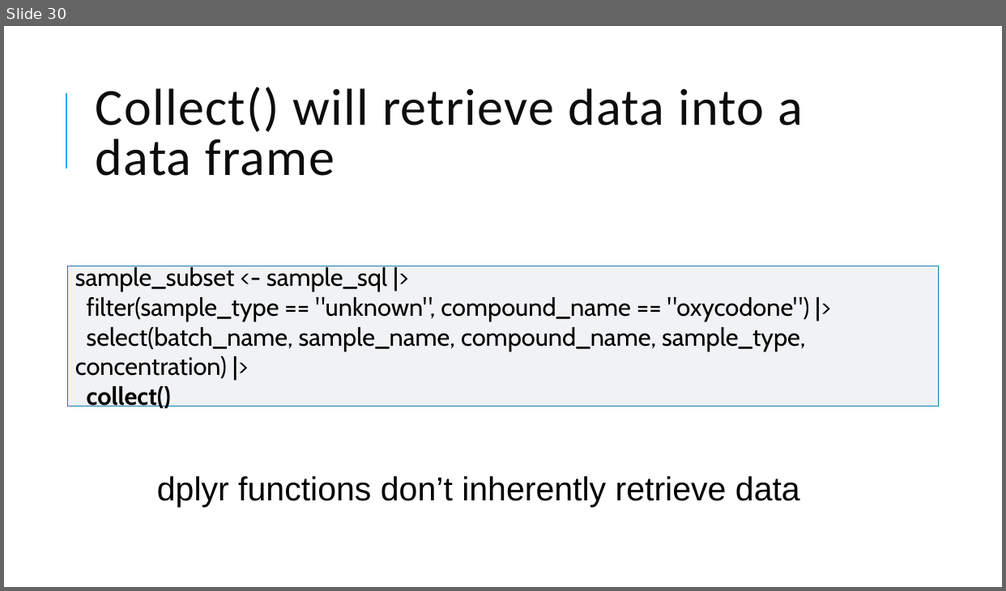
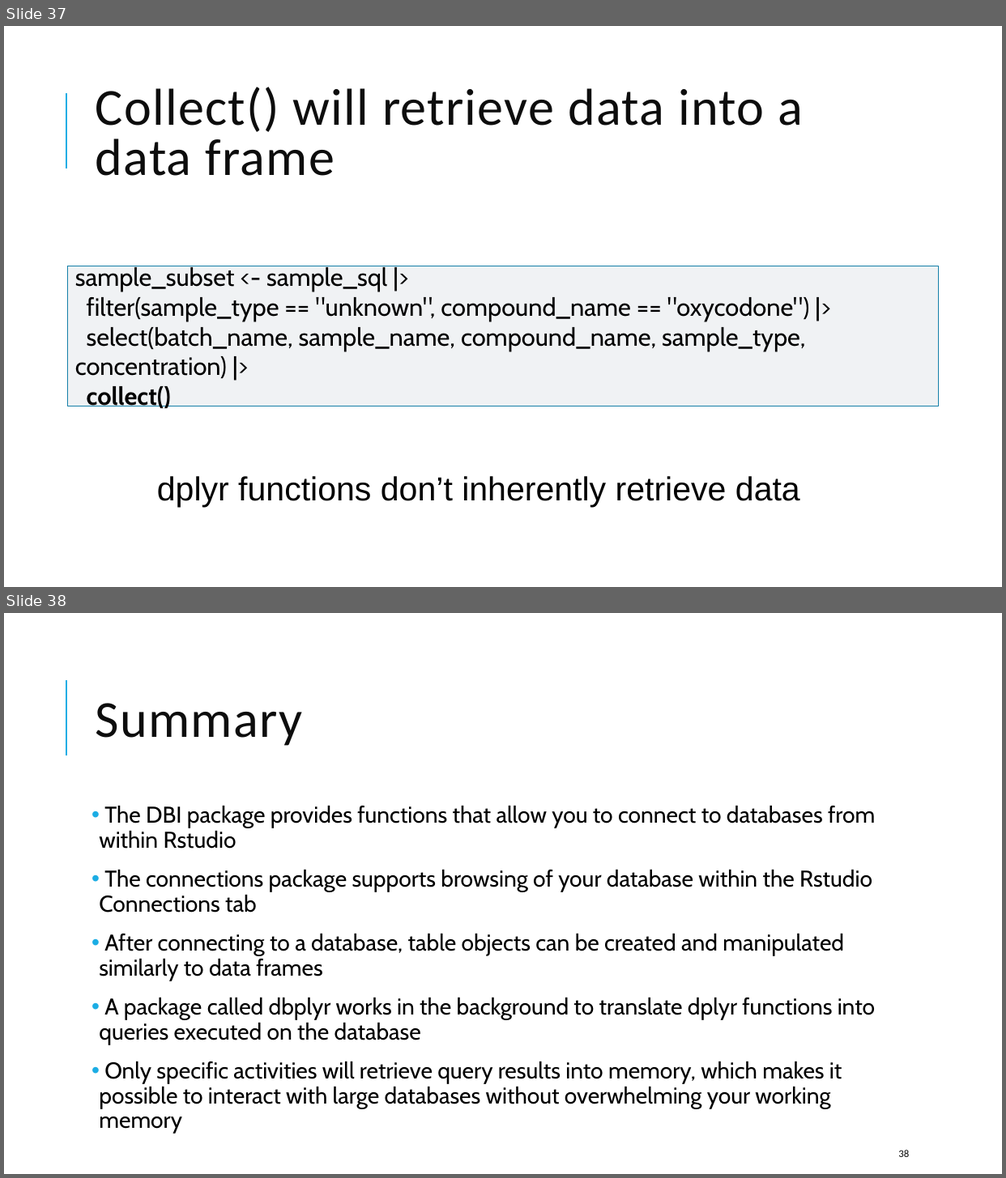
Before and after one commit to amromeo/api_r_int_db_24, a slide deck: presentations/02 - Databases with R.pptx. Shown one above the other, each under a label of ours: slide 30 before the commit, slides 37 and 38 after it. The pictures are 1006x591 and 1006x1178 pixels, drawn with LibreOffice and Linux fonts; fonts in the diff are those of the drawing. Boxes give left, top, right and bottom in pixels: in the first picture for what was removed or moved away, otherwise in the second. Text is boxed around its words. In the diff, an @@ line names an element or a change of style, - is before the commit and + after.

```diff
--- a/presentations/02 - Databases with R.pptx
+++ b/presentations/02 - Databases with R.pptx
@@ slide 38 added at (4, 613, 1002, 1174), background #FFFFFF; not listed: 1 template element that a slide beside it also shows @@
@@ title added at (96, 703, 303, 746), 50 pt, text #0D0D0D @@
+Summary
@@ text added at (99, 805, 875, 1133), 22 pt, text #000000 @@
+• The DBI package provides functions that allow you to connect to databases from within Rstudio
+• The connections package supports browsing of your database within the Rstudio Connections tab
+• After connecting to a database, table objects can be created and manipulated similarly to data frames
+• A package called dbplyr works in the background to translate dplyr functions into queries executed on the database
+• Only specific activities will retrieve query results into memory, which makes it possible to interact with large databases without overwhelming your working memory
@@ page number added at (898, 1150, 909, 1157), 10 pt, text #0D0D0D @@
+38
@@ what was slide 30 is now slide 37 @@
```
Also in this commit, not shown: 11 slides changed, 10 other slides added, 3 slides removed, 1 other file.
